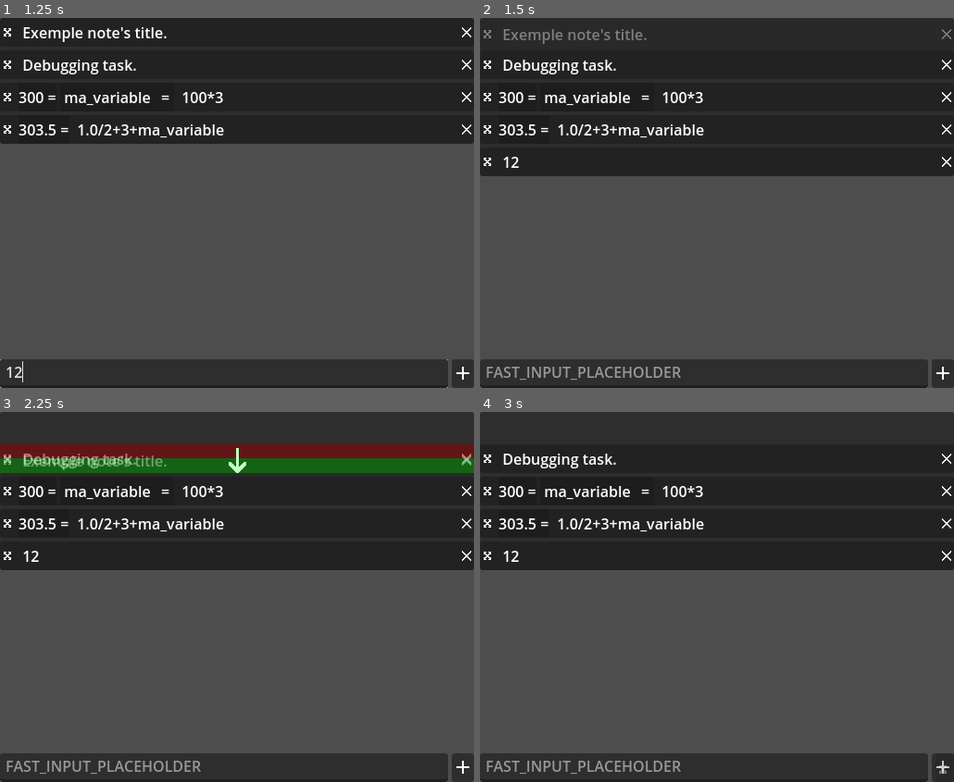
Above: before the commit, frames 1-4 (two rows, left to right).
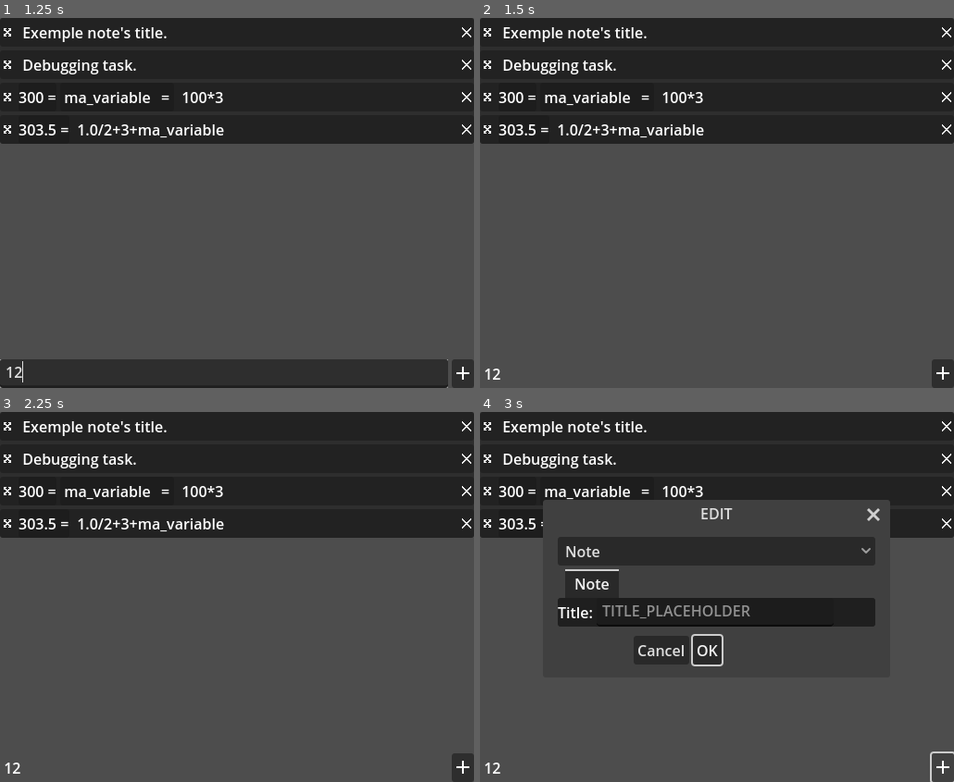
Above: after the commit, the same moments.

Repository: xorblo-doitus/Bloc-notes-plus-plus
Game: Godot game, scene res://src/app/main.tscn
Same seed, same stepped clock (60 frames per second), same inputs: the game is played once before the commit and once after it. The engine's default icon, where the game draws it, is replaced by a stand-in: a white triangle on a blue panel in a dark square.
Inputs (mouse positions are in pixels of both pictures, inside the frame that each line leads up to):
- Up to frame 1 (1.25 s): click (222, 373) at 0.52 s; type "12" at 0.6 s
- Up to frame 2 (1.5 s): click (489, 32) at 1.27 s
- Up to frame 3 (2.25 s): click (9, 460) at 2.02 s
- Up to frame 4 (3 s): click (944, 767) at 2.75 s

Frame 1 is identical in both runs. In frame 2, 16% of the frame differs, in the area x 0-100%, y 2-100%; in frame 3, 24%; in frame 4, 25%.

Commit message:
Fix leaving RichTextEdit focus emitting text_set

Diff:
--- a/src/gui/user_input/rich_text_edit.gd
+++ b/src/gui/user_input/rich_text_edit.gd
@@ -203,9 +203,10 @@
 			if loose_focus_on_validation:
 				code_edit.hide()
 				code_edit.show()
-			else:
-				text = code_edit.text
-				text_set.emit(code_edit.text)
+
+			text = code_edit.text
+			text_set.emit(code_edit.text)
+
 			get_viewport().set_input_as_handled()
 
 		event.shift_pressed = starting_shift_state
@@ -236,7 +237,6 @@
 	if text:
 		code_edit.modulate = Color.TRANSPARENT
 	rich_text_label.modulate = Color.WHITE
-	text_set.emit(code_edit.text)
 
 	#code_edit.text = " "
 	#if text != _last_text:
